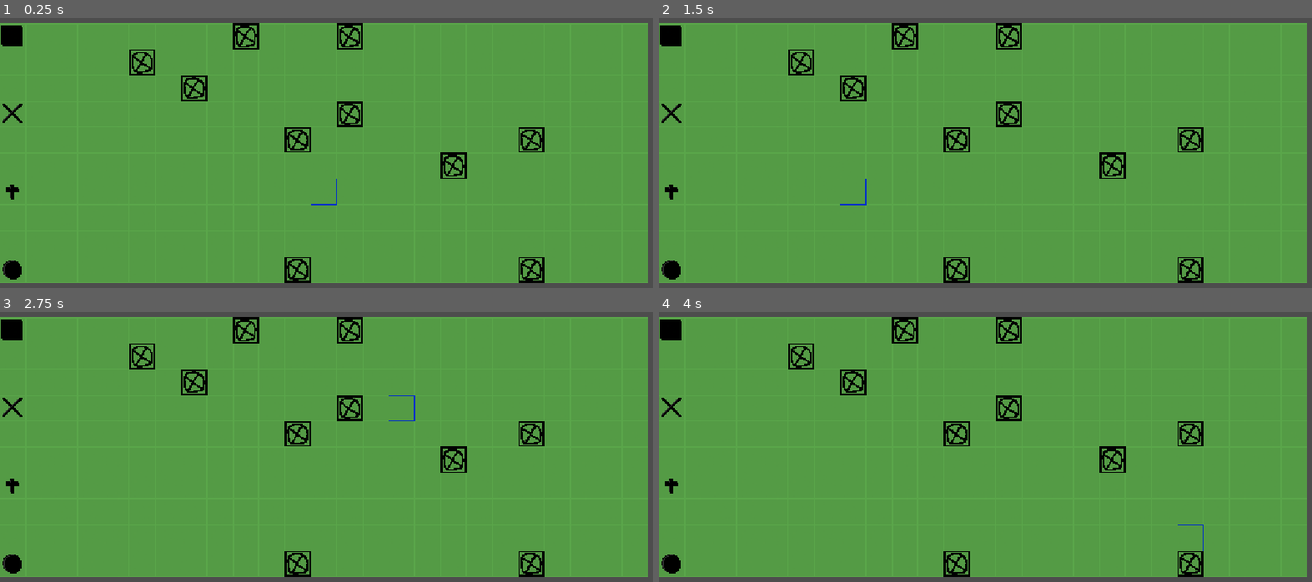
Above: before the commit, frames 1-4 (two rows, left to right).
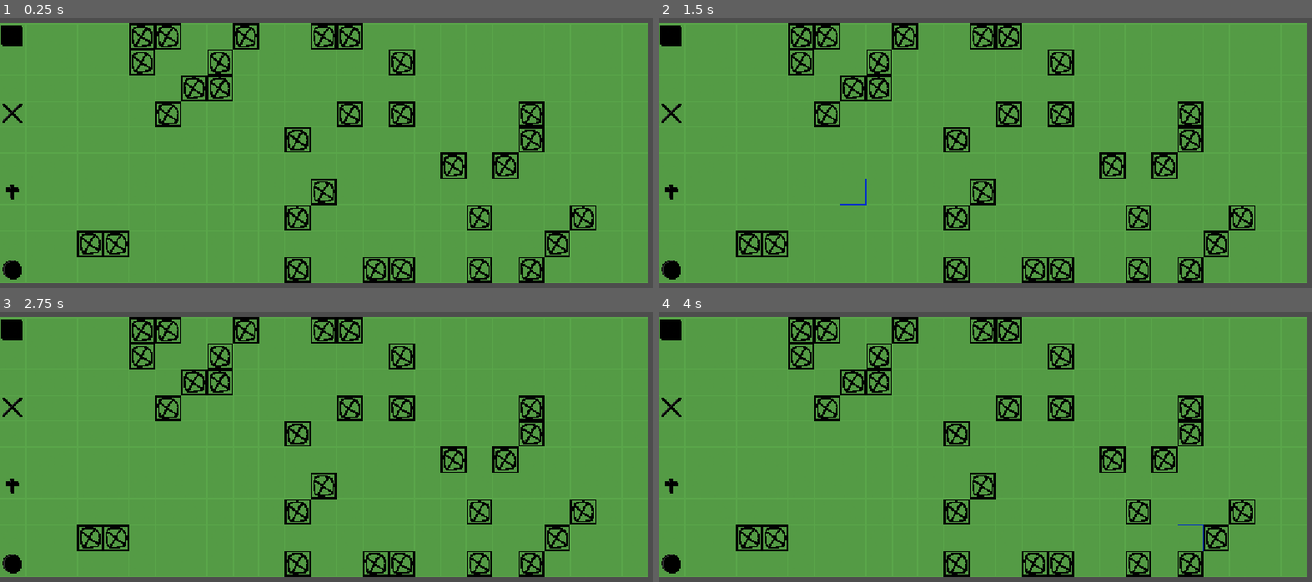
Above: after the commit, the same moments.

Repository: R0dr1go2oo3/Godot-4.7-LastEmissary
Game: Godot game, scene res://main.tscn
The game is run twice, just before and just after one commit, with the same random seed, the same clock (stepped at 60 frames per second) and the same inputs.
Inputs (mouse positions are in pixels of both pictures, inside the frame that each line leads up to):
- Up to frame 1 (0.25 s): no input
- Up to frame 2 (1.5 s): move the mouse to (1142, 166) at 0.52 s; click (1142, 166) at 0.67 s; move the mouse to (861, 204) at 1.27 s; click (861, 204) at 1.42 s
- Up to frame 3 (2.75 s): move the mouse to (398, 395) at 2.02 s; click (398, 395) at 2.17 s
- Up to frame 4 (4 s): move the mouse to (959, 555) at 2.77 s; click (959, 555) at 2.92 s; move the mouse to (1194, 536) at 3.52 s; click (1194, 536) at 3.67 s

The runs differ from the first frame. In frame 1, 4.1% of the frame differs, in the area x 11-92%, y 1-99%; in frame 2, 4.1%; in frame 3, 4.1%; in frame 4, 4.1%.

Commit message:
mejoras de vida, buen movimiento

Diff:
--- a/project.godot
+++ b/project.godot
@@ -16,7 +16,6 @@
 
 [display]
 
-window/size/mode=3
 window/stretch/mode="canvas_items"
 window/stretch/aspect="expand"
 
--- a/scripts/main.gd
+++ b/scripts/main.gd
@@ -58,93 +58,130 @@
 
 func _unhandled_input(event):
 
-	if event is InputEventMouseButton \
-	and event.button_index == MOUSE_BUTTON_LEFT \
-	and event.pressed:
+	if !(event is InputEventMouseButton):
+		return
 
-		var mouse_global = full_tile.get_global_mouse_position()
-		var mouse_local = full_tile.to_local(mouse_global)
-		var cell = full_tile.local_to_map(mouse_local)
+	if event.button_index != MOUSE_BUTTON_LEFT or !event.pressed:
+		return
 
-		# -------------------------
-		# Seleccionar pieza
-		# -------------------------
+	var mouse_global = full_tile.get_global_mouse_position()
+	var mouse_local = full_tile.to_local(mouse_global)
+	var cell = full_tile.local_to_map(mouse_local)
 
-		if selected_character == null:
+	var piece = full_tile.get_occupant(cell)
 
-			var piece = full_tile.get_occupant(cell)
+	# =====================================================
+	# NO HAY NINGUNA PIEZA SELECCIONADA
+	# =====================================================
 
-			if piece == null:
+	if selected_character == null:
+
+		if piece == null:
+			return
+
+		if piece == robot:
+
+			if turn % 2 != 0:
+				print("El Robot está recargando")
 				return
 
-			if piece == robot:
-
-				if turn % 2 != 0:
-					print("El Robot está recargando")
-					return
-
-				if robot_moves >= 3:
-					return
-
-			else:
-
-				if piece in pieces_moved:
-					return
-
-			selected_character = piece
-			selected_character.selected = true
-
-			select_tile.show_moves(selected_character.get_possible_moves())
-
-			print(selected_character.name, " seleccionado")
-
-		# -------------------------
-		# Mover pieza
-		# -------------------------
-
-		else:
-
-			# Todas las piezas excepto el Sumo tienen prohibido
-			# intentar moverse a una casilla ocupada.
-			if selected_character != sumo and full_tile.is_occupied(cell):
-
-				selected_character.selected = false
-				selected_character = null
-
-				select_tile.clear_moves()
-
+			if robot_moves >= 3:
 				return
 
-			var old_cell: Vector2i = selected_character.current_cell
+		elif piece in pieces_moved:
+			return
 
-			if selected_character.move_to(cell):
+		selected_character = piece
+		selected_character.selected = true
 
-				full_tile.move_occupant(
-					old_cell,
-					selected_character.current_cell
-				)
+		select_tile.show_moves(selected_character.get_possible_moves())
 
-				if selected_character == robot:
-					robot_moves += 1
-				else:
-					pieces_moved.append(selected_character)
+		print(selected_character.name, " seleccionado")
 
-				selected_character.selected = false
-				selected_character = null
+		return
 
-				select_tile.clear_moves()
+	# =====================================================
+	# YA HAY UNA PIEZA SELECCIONADA
+	# =====================================================
 
-				var movimientos_necesarios := 6
+	# Clic sobre la misma pieza -> deseleccionar
+	if piece == selected_character:
 
-				if turn % 2 != 0:
-					movimientos_necesarios = 3
+		selected_character.selected = false
+		selected_character = null
+		select_tile.clear_moves()
 
-				var acciones := pieces_moved.size() + robot_moves
+		return
 
-				if acciones == movimientos_necesarios:
+	# Clic sobre otra pieza -> cambiar selección
+	if piece != null:
 
-					turn += 1
-					pieces_moved.clear()
-					robot_moves = 0
+		if piece == robot:
 
-					print("Turno:", turn)
+			if turn % 2 != 0:
+				print("El Robot está recargando")
+				return
+
+			if robot_moves >= 3:
+				return
+
+		elif piece in pieces_moved:
+			return
+
+		selected_character.selected = false
+
+		selected_character = piece
+		selected_character.selected = true
+
+		select_tile.show_moves(selected_character.get_possible_moves())
+
+		print(selected_character.name, " seleccionado")
+
+		return
+
+	# Clic en una casilla vacía
+
+	# Si es un movimiento válido, mover.
+	if cell in selected_character.get_possible_moves():
+
+		var old_cell: Vector2i = selected_character.current_cell
+
+		if selected_character.move_to(cell):
+
+			full_tile.move_occupant(
+				old_cell,
+				selected_character.current_cell
+			)
+
+			if selected_character == robot:
+				robot_moves += 1
+			else:
+				pieces_moved.append(selected_character)
+
+			selected_character.selected = false
+			selected_character = null
+
+			select_tile.clear_moves()
+
+			var movimientos_necesarios := 6
+
+			if turn % 2 != 0:
+				movimientos_necesarios = 3
+
+			var acciones := pieces_moved.size() + robot_moves
+
+			if acciones == movimientos_necesarios:
+
+				turn += 1
+				pieces_moved.clear()
+				robot_moves = 0
+
+				print("Turno:", turn)
+
+		return
+
+	# Si la casilla vacía NO es un movimiento válido, deseleccionar.
+	selected_character.selected = false
+	selected_character = null
+
+	select_tile.clear_moves()
--- a/scripts/ninja.gd
+++ b/scripts/ninja.gd
@@ -28,22 +28,33 @@
 	for dir in directions:
 
 		var target = current_cell + dir
+		var middle = current_cell + dir / 2
+
 
 		# Fuera del tablero
 		if !board.is_inside_board(target):
 			continue
 
+
+		# No puede saltar sobre piezas u obstáculos
+		if board.is_occupied(middle) or board.has_obstacle(middle):
+			continue
+
+
 		# No puede caer sobre obstáculos
 		if board.has_obstacle(target):
 			continue
+
 
 		# No puede caer sobre otra pieza
 		if board.is_occupied(target):
 			continue
 
+
 		moves.append(target)
 
 	return moves
+
 
 
 func move_to(cell: Vector2i) -> bool:
@@ -52,20 +63,24 @@
 	if !board.is_inside_board(cell):
 		return false
 
-	# Obstáculos bloquean el destino
+
+	# Obstáculo en destino
 	if board.has_obstacle(cell):
 		print("No puedes moverte sobre un obstáculo")
 		return false
 
-	# Otra pieza ocupa la casilla
+
+	# Pieza en destino
 	if board.is_occupied(cell):
 		print("Casilla ocupada")
 		return false
 
-	# Verifica movimiento válido
+
+	# Verifica que el salto sea válido
 	if cell not in get_possible_moves():
 		print("Movimiento inválido")
 		return false
+
 
 	current_cell = cell
 	position = board.map_to_local(cell)
--- a/scripts/obstacleTile.gd
+++ b/scripts/obstacleTile.gd
@@ -19,9 +19,10 @@
 	generar_obstaculos()
 
 
+
 func generar_obstaculos():
 
-	var cantidad := 10
+	var cantidad := 30
 	var colocados := 0
 
 	while colocados < cantidad:
@@ -31,11 +32,35 @@
 			randi_range(0, 9)     # Filas
 		)
 
+
+		# Evita repetir obstáculo
 		if has_obstacle(cell):
 			continue
 
+
+		# Verifica que la columna conserve 2 espacios libres
+		if columna_llena(cell.x):
+			continue
+
+
 		add_obstacle(cell)
 		colocados += 1
+
+
+
+func columna_llena(column: int) -> bool:
+
+	var obstaculos_en_columna := 0
+
+	for y in range(COLUMNS):
+
+		if has_obstacle(Vector2i(column, y)):
+			obstaculos_en_columna += 1
+
+
+	# 10 filas - 2 espacios libres = máximo 8 obstáculos
+	return obstaculos_en_columna >= COLUMNS - 2
+
 
 
 func is_inside_board(cell: Vector2i) -> bool:
@@ -48,12 +73,14 @@
 	)
 
 
+
 func has_obstacle(cell: Vector2i) -> bool:
 
 	if !is_inside_board(cell):
 		return false
 
 	return obstacles[cell]
+
 
 
 func add_obstacle(cell: Vector2i):
@@ -67,6 +94,7 @@
 	set_cell(cell, 3, Vector2i(0, 0), 0)
 
 
+
 func remove_obstacle(cell: Vector2i):
 
 	if !is_inside_board(cell):
--- a/scripts/paladin.gd
+++ b/scripts/paladin.gd
@@ -28,22 +28,33 @@
 	for dir in directions:
 
 		var target = current_cell + dir
+		var middle = current_cell + dir / 2
+
 
 		# Fuera del tablero
 		if !board.is_inside_board(target):
 			continue
 
+
+		# No puede saltar sobre piezas u obstáculos
+		if board.is_occupied(middle) or board.has_obstacle(middle):
+			continue
+
+
 		# No puede caer sobre obstáculos
 		if board.has_obstacle(target):
 			continue
+
 
 		# No puede caer sobre otra pieza
 		if board.is_occupied(target):
 			continue
 
+
 		moves.append(target)
 
 	return moves
+
 
 
 func move_to(cell: Vector2i) -> bool:
@@ -52,20 +63,24 @@
 	if !board.is_inside_board(cell):
 		return false
 
-	# Obstáculos bloquean el movimiento
+
+	# Obstáculos bloquean el destino
 	if board.has_obstacle(cell):
 		print("No puedes moverte sobre un obstáculo")
 		return false
 
-	# Otra pieza ocupa la casilla
+
+	# Otra pieza ocupa el destino
 	if board.is_occupied(cell):
 		print("Casilla ocupada")
 		return false
 
-	# Verifica si el movimiento cumple las reglas del Paladín
+
+	# Verifica movimiento válido
 	if cell not in get_possible_moves():
 		print("Movimiento inválido")
 		return false
+
 
 	current_cell = cell
 	position = board.map_to_local(cell)
